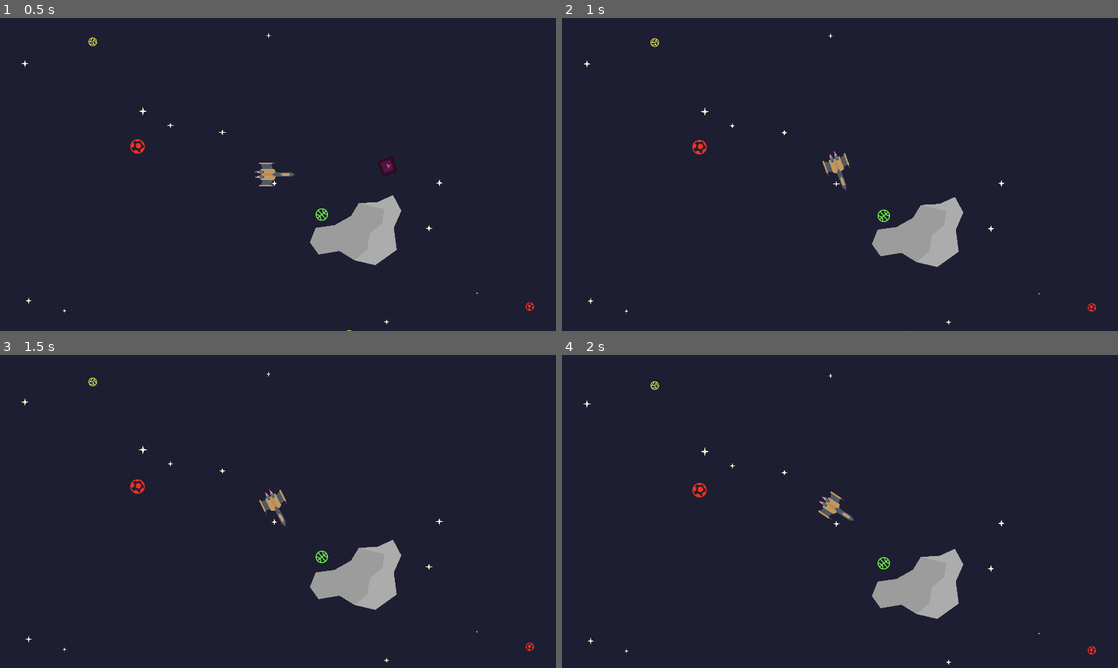
Above: before the commit, frames 1-4 (two rows, left to right).
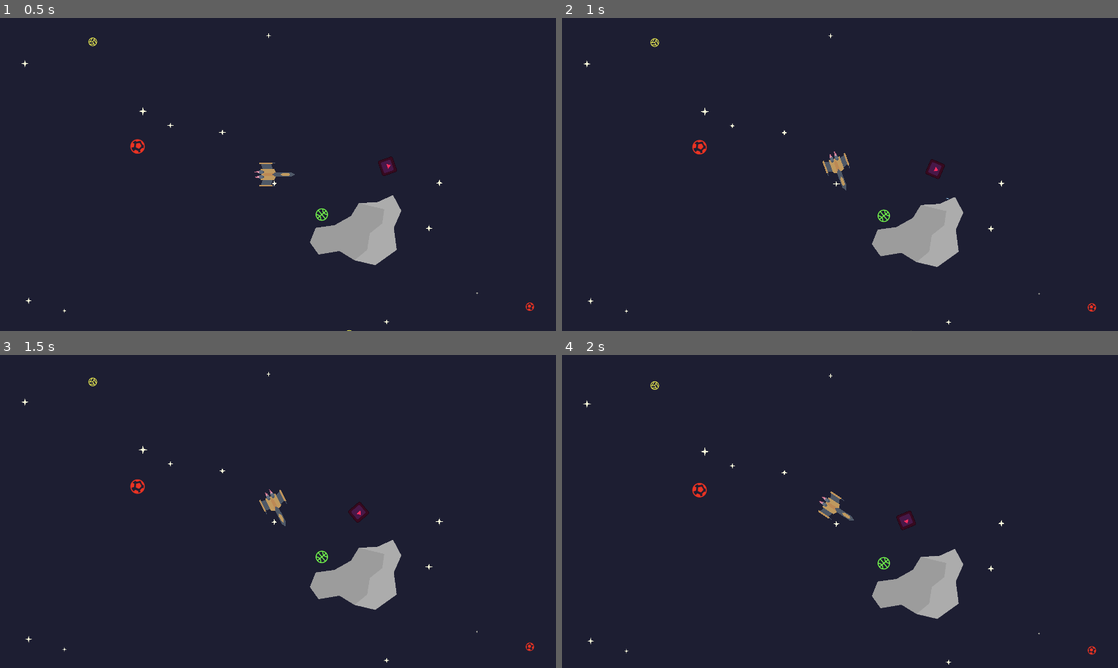
Above: after the commit, the same moments.

Repository: antax02/Ludum-Dare-58
Game: Godot game, scene res://scenes/world.tscn
Same seed, same stepped clock (60 frames per second), same inputs: the game is played once before the commit and once after it. The engine's default icon, where the game draws it, is replaced by a stand-in: a white triangle on a blue panel in a dark square.
Inputs (mouse positions are in pixels of both pictures, inside the frame that each line leads up to):
- Up to frame 1 (0.5 s): no input
- Up to frame 2 (1 s): move the mouse to (812, 237) at 0.52 s; hold W (move_up) from 0.53 s (still down); click (812, 237) at 0.6 s
- Up to frame 3 (1.5 s): keep holding W (move_up); move the mouse to (444, 558) at 1.27 s; right-click (444, 558) at 1.35 s
- Up to frame 4 (2 s): keep holding W (move_up); click (1006, 558) at 1.55 s

Frame 1 is identical in both runs. In frame 2, 0.1% of the frame differs, in the area x 65-70%, y 45-58%; in frame 3, 0.1%; in frame 4, 0.1%.

Commit message:
Update bullet and player shooting mechanics
Increased bullet size and speed for better visibility and responsiveness. Refactored player scene and script to shoot from two positions (ShootLeft and ShootRight) instead of one, and renamed Bullet variable to bullet for consistency.

Diff:
--- a/scenes/bullet.tscn
+++ b/scenes/bullet.tscn
@@ -4,15 +4,14 @@
 [ext_resource type="Texture2D" uid="uid://dt87ji848s1gn" path="res://icon.svg" id="2_l5glv"]
 
 [sub_resource type="RectangleShape2D" id="RectangleShape2D_dqkch"]
-size = Vector2(12, 2)
+size = Vector2(12, 4)
 
 [node name="bullet" type="Area2D"]
 script = ExtResource("1_y25gk")
 
 [node name="Sprite2D" type="Sprite2D" parent="."]
-modulate = Color(0.73536545, 0.07269902, 0, 1)
 position = Vector2(-1.1920929e-06, 1.4210855e-14)
-scale = Vector2(0.093749985, 0.015624998)
+scale = Vector2(0.093749985, 0.031249996)
 texture = ExtResource("2_l5glv")
 
 [node name="CollisionShape2D" type="CollisionShape2D" parent="."]
--- a/scenes/player.tscn
+++ b/scenes/player.tscn
@@ -6,7 +6,7 @@
 
 [node name="Player" type="CharacterBody2D" groups=["player"]]
 script = ExtResource("1_g2els")
-Bullet = ExtResource("2_qhqgy")
+bullet = ExtResource("2_qhqgy")
 
 [node name="Sprite2D" type="Sprite2D" parent="."]
 visible = false
@@ -105,5 +105,8 @@
 [node name="CollisionPolygon2D" type="CollisionPolygon2D" parent="."]
 polygon = PackedVector2Array(59, 0, -13, -42, -64, -42, -82, -8, -82, 9, -64, 42, -13, 42)
 
-[node name="Shoot" type="Marker2D" parent="."]
-position = Vector2(59, 0)
+[node name="ShootLeft" type="Marker2D" parent="."]
+position = Vector2(11, -40)
+
+[node name="ShootRight" type="Marker2D" parent="."]
+position = Vector2(11, 39)
--- a/scripts/bullet.gd
+++ b/scripts/bullet.gd
@@ -1,6 +1,6 @@
 extends Area2D
 
-var speed = 750
+var speed = 1000
 
 func _physics_process(delta):
 	position += transform.x * speed * delta
--- a/scripts/player.gd
+++ b/scripts/player.gd
@@ -1,6 +1,6 @@
 extends CharacterBody2D
 
-@export var Bullet : PackedScene
+@export var bullet : PackedScene
 var health = 100
 var rotation_speed = 2
 var dash_power = 5
@@ -9,11 +9,14 @@
 	pass
 
 func shoot():
-	var b = Bullet.instantiate()
-	b.global_position = $Shoot.global_position
-	b.global_rotation = $Shoot.global_rotation
+	var b = bullet.instantiate()
+	b.global_position = $ShootLeft.global_position
+	b.global_rotation = $ShootLeft.global_rotation
 	get_parent().add_child(b)
-	b.transform = $Shoot.transform
+	b = bullet.instantiate()
+	b.global_position = $ShootRight.global_position
+	b.global_rotation = $ShootRight.global_rotation
+	get_parent().add_child(b)
 
 func _physics_process(delta):
 	if Input.is_action_pressed("move_up"):
